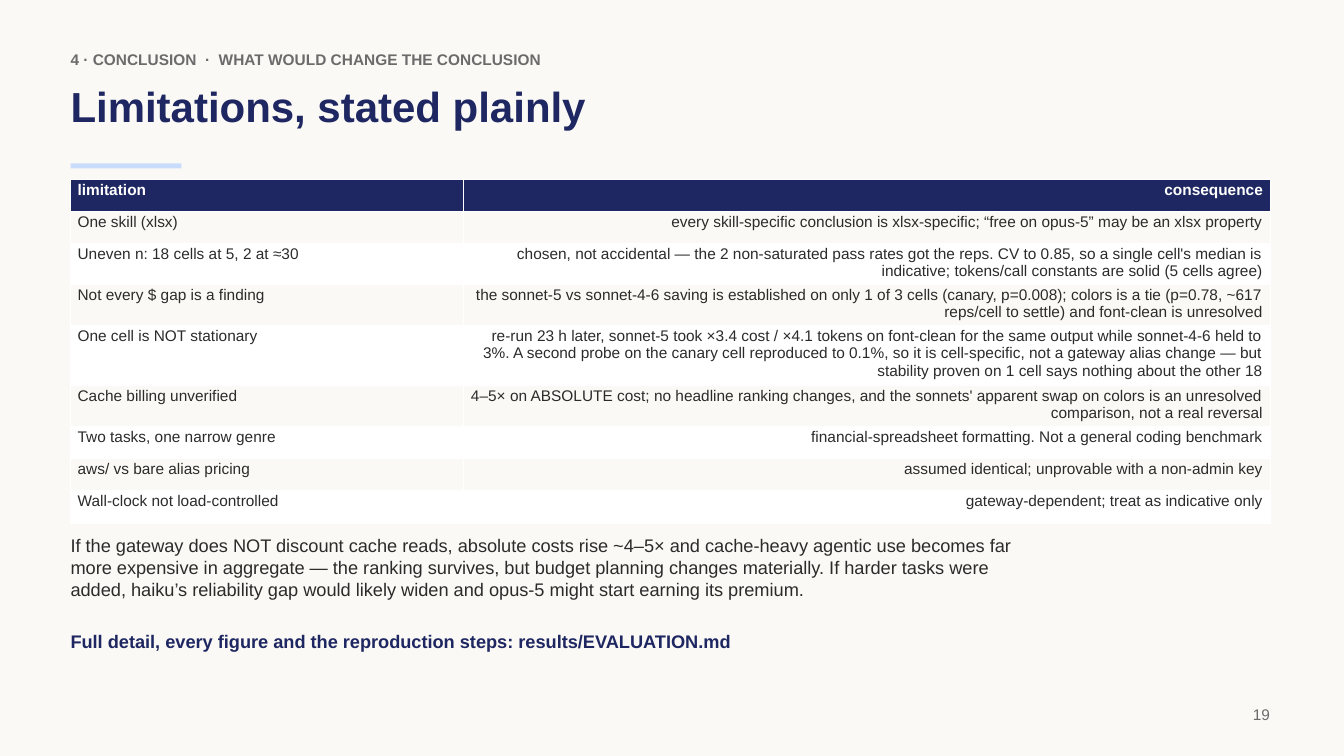
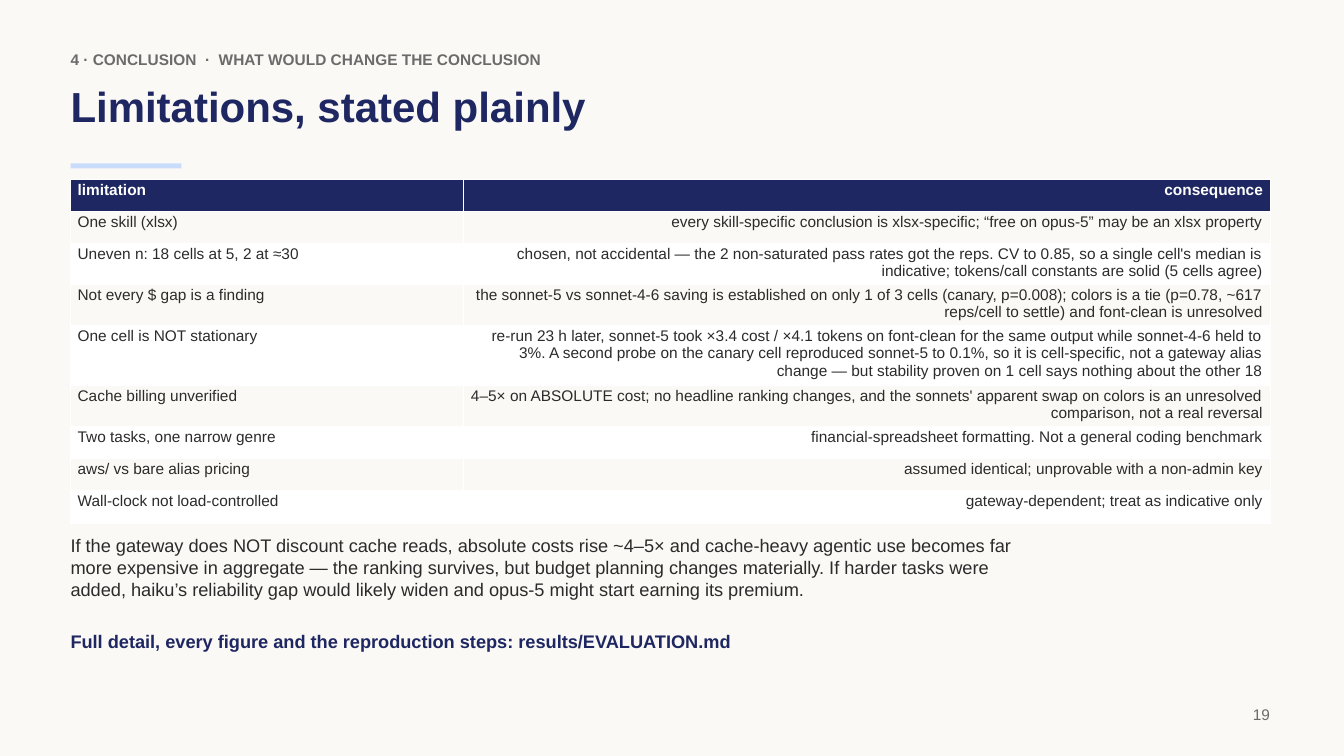
Before and after one commit to rossoctl/autobench-claudecode, a slide deck: slide 19 of results/autobench-claudecode-summary.pptx. Drawn at 1344x756 pixels with LibreOffice and Linux fonts; fonts in the diff are those of the drawing. Boxes give left, top, right and bottom in pixels: in the first picture for what was removed or moved away, otherwise in the second. Text is boxed around its words. In the diff, an @@ line names an element or a change of style, - is before the commit and + after.

```diff
--- a/results/autobench-claudecode-summary.pptx
+++ b/results/autobench-claudecode-summary.pptx
@@ table at bbox=[71, 179, 1270, 513] @@
-row 5, column 2: re-run 23 h later, sonnet-5 took ×3.4 cost / ×4.1 tokens on font-clean for the same output while sonnet-4-6 held to 3%. A second probe on the canary cell reproduced to 0.1%, so it is cell-specific, not a gateway alias change — but stability proven on 1 cell says nothing about the other 18
+row 5, column 2: re-run 23 h later, sonnet-5 took ×3.4 cost / ×4.1 tokens on font-clean for the same output while sonnet-4-6 held to 3%. A second probe on the canary cell reproduced sonnet-5 to 0.1%, so it is cell-specific, not a gateway alias change — but stability proven on 1 cell says nothing about the other 18
```
Also in this commit, not shown: 3 other slides changed, 2 other files.
